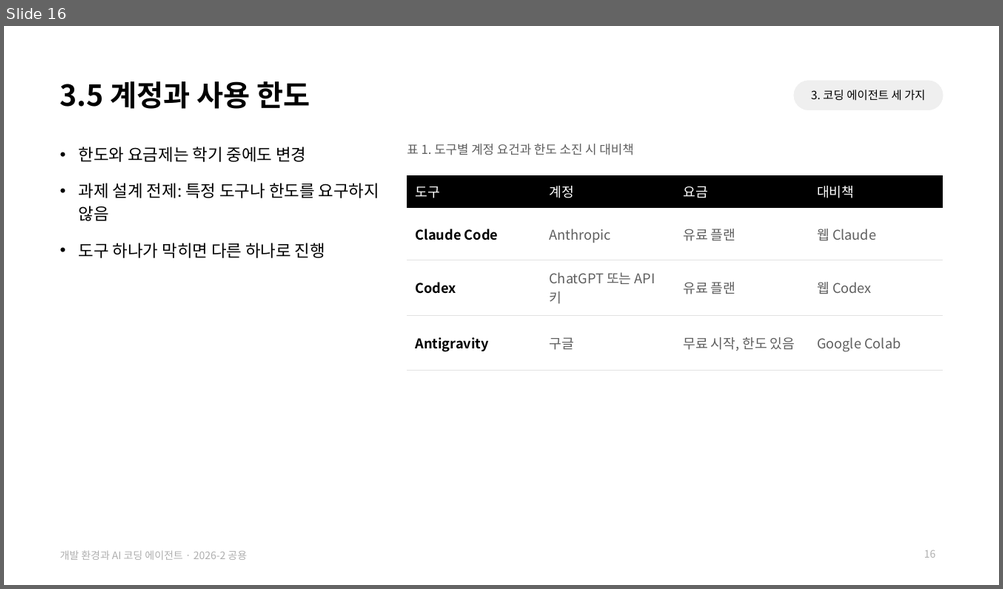
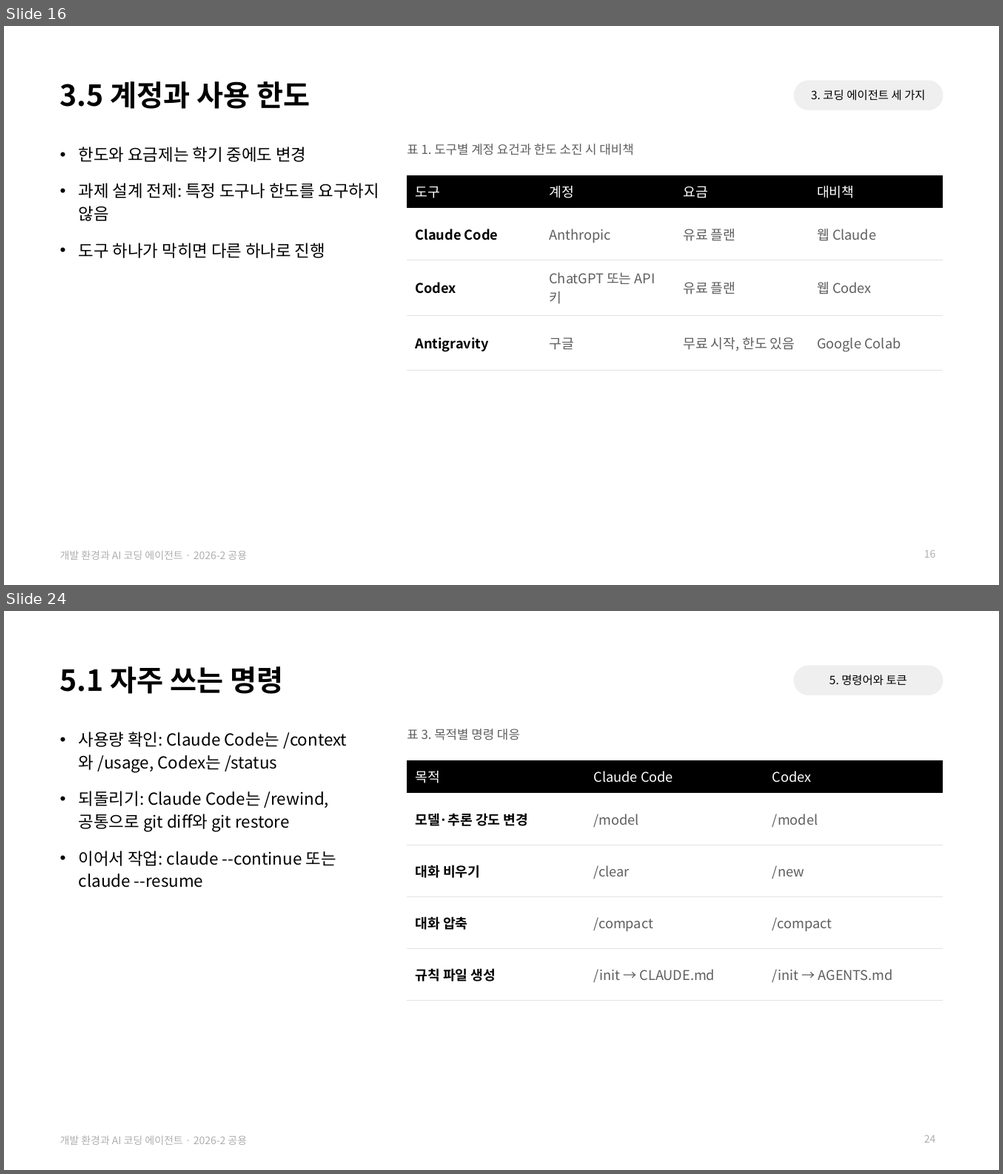
Before and after one commit to jihoyeo/smart-transport-logistics, a slide deck: slides/common/dev_env.pptx. Shown one above the other, each under a label of ours: slide 16 before the commit, slides 16 and 24 after it; the slides between them are not shown. The pictures are 1003x589 and 1003x1174 pixels, drawn with LibreOffice and Linux fonts; fonts in the diff are those of the drawing. Boxes give left, top, right and bottom in pixels: in the first picture for what was removed or moved away, otherwise in the second. Text is boxed around its words. In the diff, an @@ line names an element or a change of style, - is before the commit and + after.

```diff
--- a/slides/common/dev_env.pptx
+++ b/slides/common/dev_env.pptx
@@ slide 24 added at (4,611,999,1170), background #FFFFFF; not listed: 1 template element that a slide beside it also shows @@
@@ title added at (60,667,283,694), 28 pt, text #000000, bold @@
+5.1 자주 쓰는 명령
@@ text added at (794,666,942,695), fill #EFEFEF, 11 pt, text #000000 @@
+5. 명령어와 토큰
@@ text added at (79,732,336,888), 16 pt, text #000000 @@
+• 사용량 확인: Claude Code는 /context와 /usage, Codex는 /status
+• 되돌리기: Claude Code는 /rewind, 공통으로 git diff와 git restore
+• 이어서 작업: claude --continue 또는 claude --resume
@@ text added at (407,729,520,741), 12 pt, text #5E5E5E @@
+표 3. 목적별 명령 대응
@@ table added at (407,760,942,1000), 5 rows, 3 columns @@
+목적 | Claude Code | Codex
+모델·추론 강도 변경 | /model | /model
+대화 비우기 | /clear | /new
+대화 압축 | /compact | /compact
+규칙 파일 생성 | /init → CLAUDE.md | /init → AGENTS.md
@@ page number added at (924,1136,936,1143), 10 pt, text #AFAFAF @@
+24
```
Also in this commit, not shown: 12 slides changed, 7 other slides added, 2 slides removed, 4 other files.
